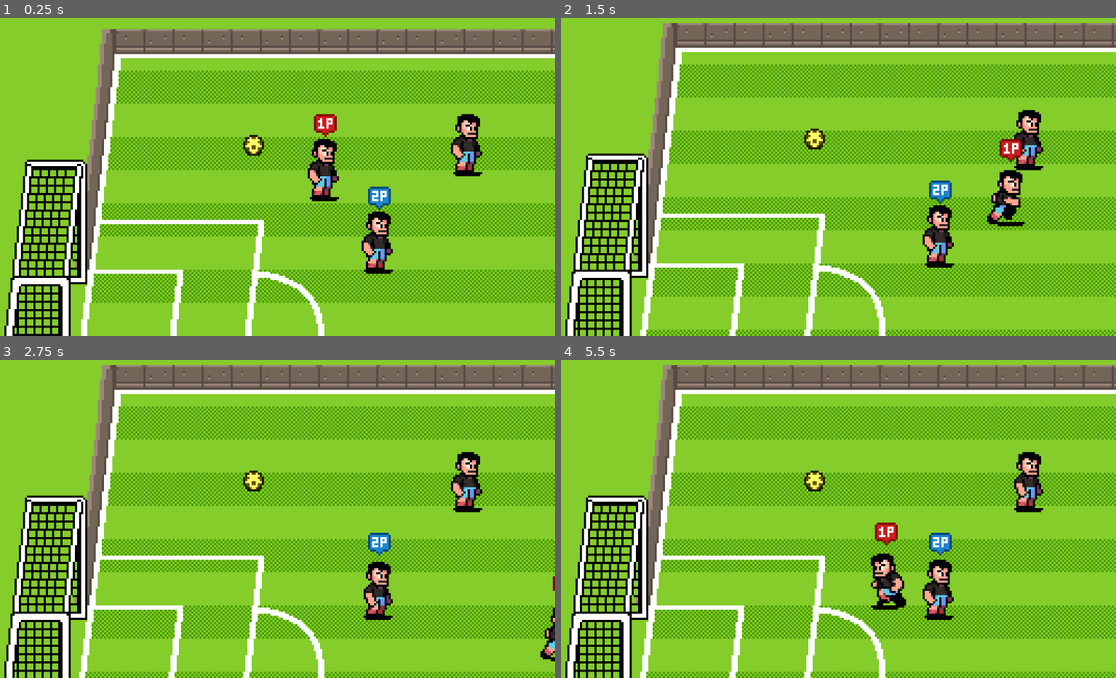
Above: before the commit, frames 1-4 (two rows, left to right).
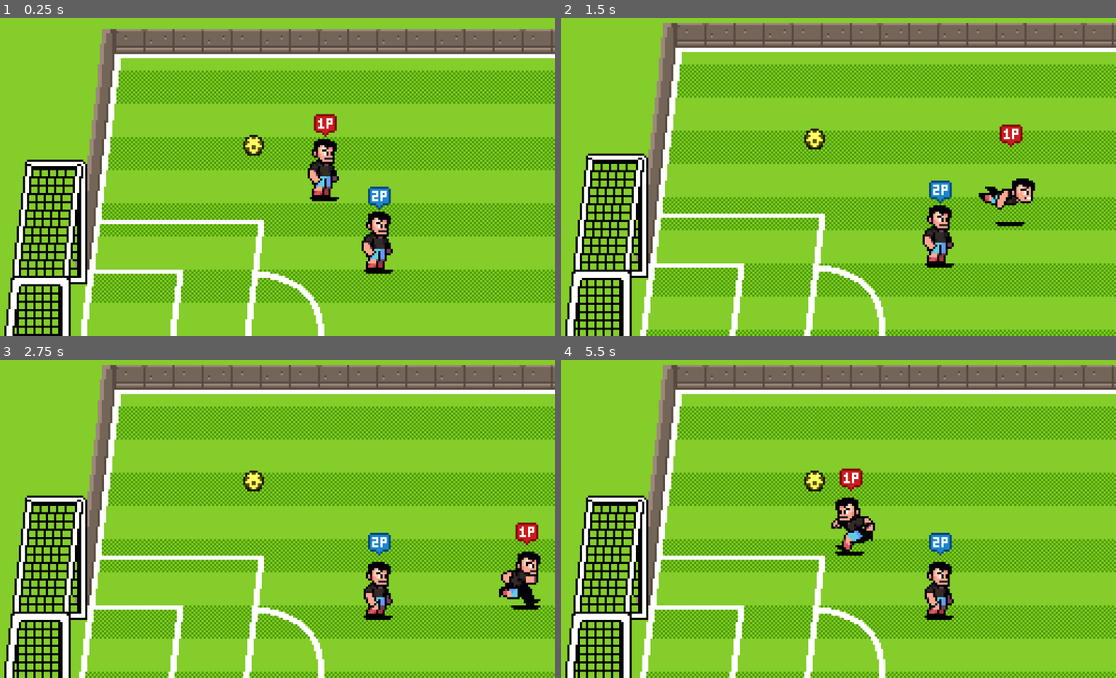
Above: after the commit, the same moments.

Repository: salty-max/kickoff
Game: Godot game, scene res://scenes/world.tscn
Two runs of this game, one before a commit and one after it. Both use one fixed random seed, a clock stepped at 60 frames per second and the inputs below.
Inputs:
- Up to frame 1 (0.25 s): no input
- Up to frame 2 (1.5 s): hold D (p1_right) 0.53-1.28 s; tap C (p1_pass) at 0.6 s; hold S (p1_down) from 1.28 s (still down); tap V (p1_shoot) at 1.35 s
- Up to frame 3 (2.75 s): release S (p1_down) at 2.03 s; hold D (p1_right) from 2.03 s (still down); tap Down (p2_down) at 2.1 s
- Up to frame 4 (5.5 s): release D (p1_right) at 2.78 s; hold W (p1_up) 2.78-3.53 s; tap one key every 0.75 s from 2.85 s: Left (p2_left) , (p2_pass) Right (p2_right) . (p2_shoot); hold A (p1_left) 3.53-5.03 s; hold S (p1_down) from 5.03 s (still down)

The runs differ from the first frame. In frame 1, 0.8% of the frame differs, in the area x 81-87%, y 30-50%; in frame 2, 2.0%; in frame 3, 2.2%; in frame 4, 3.4%, in the area x 48-87%, y 28-79%.

Commit message:
added header state

Diff:
--- a/scenes/ball/ball.gd
+++ b/scenes/ball/ball.gd
@@ -4,6 +4,11 @@
 const AIR_FRICTION := 35.0
 const GROUND_FRICTION := 250.0
 const BOUNCINESS := 0.8
+const GRAVITY := 10.0
+const DISTANCE_HIGH_PASS := 130
+const AIR_CONNECT_MIN_HEIGHT := 10.0
+const AIR_CONNECT_MAX_HEIGHT := 30.0
+const SHOT_HEIGHT := 5.0
 
 enum State {
 	CARRIED,
@@ -57,7 +62,7 @@
 	call_deferred("add_child", current_state)
 
 
-func shoot(shot_velocity: Vector2) -> void:
+func shoot(shot_velocity: Vector2, height: float = SHOT_HEIGHT) -> void:
 	velocity = shot_velocity
 	switch_state(Ball.State.SHOT)
 
@@ -67,6 +72,8 @@
 	var distance := position.distance_to(destination)
 	var intensity := sqrt(2 * distance * GROUND_FRICTION)
 	velocity = direction * intensity
+	if distance > DISTANCE_HIGH_PASS:
+		height_velocity = Ball.GRAVITY * distance / (1.8 * intensity)
 	switch_state(Ball.State.FREEFORM)
 
 
@@ -82,6 +89,14 @@
 	return current_state.state_data.carrier
 
 
+func can_air_interact() -> bool:
+	return current_state and current_state.can_air_interact()
+
+
+func can_air_connect() -> bool:
+	return height >= AIR_CONNECT_MIN_HEIGHT and height <= AIR_CONNECT_MAX_HEIGHT
+
+
 func update_animation(anim_name: String, backwards: bool = false) -> void:
 	assert(animation_player.has_animation(anim_name), str("No animation named %s for Ball", [anim_name]))
 	if backwards:
--- a/scenes/ball/ball.tscn
+++ b/scenes/ball/ball.tscn
@@ -7,9 +7,8 @@
 [sub_resource type="CircleShape2D" id="CircleShape2D_xotqv"]
 radius = 5.0
 
-[sub_resource type="Animation" id="Animation_jbgth"]
-resource_name = "idle"
-length = 0.1
+[sub_resource type="Animation" id="Animation_yjhvv"]
+length = 0.001
 tracks/0/type = "value"
 tracks/0/imported = false
 tracks/0/enabled = true
@@ -23,8 +22,9 @@
 "values": [0]
 }
 
-[sub_resource type="Animation" id="Animation_yjhvv"]
-length = 0.001
+[sub_resource type="Animation" id="Animation_jbgth"]
+resource_name = "idle"
+length = 0.1
 tracks/0/type = "value"
 tracks/0/imported = false
 tracks/0/enabled = true
@@ -100,4 +100,4 @@
 
 [node name="CollisionShape2D" type="CollisionShape2D" parent="PlayerDetectionArea"]
 shape = SubResource("CircleShape2D_rp1mh")
-debug_color = Color(0.34996516, 0.6119861, 0.28819564, 0.41960785)
+debug_color = Color(0.36479428, 0.60683644, 0.32373077, 0.41960785)
--- a/scenes/ball/ball_states/ball_state.gd
+++ b/scenes/ball/ball_states/ball_state.gd
@@ -2,8 +2,6 @@
 extends Node
 
 signal state_transition_requested(new_state: Ball.State, state_data: BallStateData)
-
-const GRAVITY := 10.0
 
 var ball: Ball = null
 var state_data: BallStateData
@@ -29,7 +27,7 @@
 
 func process_gravity(delta: float, bounciness: float = 0.0) -> void:
 	if ball.height > 0 or ball.height_velocity > 0:
-		ball.height_velocity -= GRAVITY * delta
+		ball.height_velocity -= Ball.GRAVITY * delta
 		ball.height += ball.height_velocity
 		if ball.height < 0:
 			ball.height = 0
@@ -40,6 +38,10 @@
 
 func move_and_bounce(delta: float) -> void:
 	var collision := ball.move_and_collide(ball.velocity * delta)
-	if collision:
+	if collision != null:
 		ball.velocity = ball.velocity.bounce(collision.get_normal()) * Ball.BOUNCINESS
 		ball.switch_state(Ball.State.FREEFORM)
+
+
+func can_air_interact() -> bool:
+	return false
--- a/scenes/ball/ball_states/ball_state_carried.gd
+++ b/scenes/ball/ball_states/ball_state_carried.gd
@@ -11,7 +11,7 @@
 	assert(state_data.carrier != null, "Ball should have a carrier when entering CARRIED state")
 
 
-func _process(delta: float) -> void:
+func _physics_process(delta: float) -> void:
 	var carrier = state_data.carrier
 	var vx := 0.0
 	dribble_time += delta
--- a/scenes/ball/ball_states/ball_state_freeform.gd
+++ b/scenes/ball/ball_states/ball_state_freeform.gd
@@ -5,7 +5,7 @@
 	player_detection_area.body_entered.connect(_on_player_entered)
 
 
-func _process(delta: float) -> void:
+func _physics_process(delta: float) -> void:
 	set_ball_anim_from_velocity()
 	var friction = Ball.AIR_FRICTION if ball.height > 0 else Ball.GROUND_FRICTION
 	ball.velocity = ball.velocity.move_toward(Vector2.ZERO, friction * delta)
@@ -16,3 +16,7 @@
 func _on_player_entered(body: Player) -> void:
 	var data := BallStateData.build().set_carrier(body)
 	transition_to(Ball.State.CARRIED, data)
+
+
+func can_air_interact() -> bool:
+	return true
--- a/scenes/ball/ball_states/ball_state_shot.gd
+++ b/scenes/ball/ball_states/ball_state_shot.gd
@@ -2,7 +2,6 @@
 extends BallState
 
 const SHOT_SPRITE_SCALE := 0.8
-const SHOT_HEIGHT := 8.0
 const RISE_SPEED := 10.0
 const SHOT_DURATION := 1000.0
 
@@ -18,9 +17,9 @@
 	ball.sprite.scale.y = 1.0
 
 
-func _process(delta: float) -> void:
+func _physics_process(delta: float) -> void:
 	if Time.get_ticks_msec() - elapsed_time > SHOT_DURATION:
 		transition_to(Ball.State.FREEFORM)
 	else:
 		move_and_bounce(delta)
-		ball.height = lerp(ball.height, SHOT_HEIGHT, RISE_SPEED * delta)
+		ball.height = lerp(ball.height, Ball.SHOT_HEIGHT, RISE_SPEED * delta)
--- a/scenes/characters/character_states/player_state.gd
+++ b/scenes/characters/character_states/player_state.gd
@@ -6,6 +6,7 @@
 var player: Player = null
 var ball: Ball = null
 var teammate_detection_area: Area2D
+var ball_detection_area: Area2D
 var state_data: PlayerStateData
 
 
@@ -14,6 +15,7 @@
 	ball = ctx.ball
 	state_data = ctx.state_data
 	teammate_detection_area = ctx.teammate_detection_area
+	ball_detection_area = ctx.ball_detection_area
 
 
 func transition_to(new_state: Player.State, data: PlayerStateData = PlayerStateData.new()) -> void:
--- /dev/null
+++ b/scenes/characters/character_states/player_state_bicycle.gd
@@ -0,0 +1,2 @@
+class_name PlayerStateBicycle
+extends PlayerState
--- /dev/null
+++ b/scenes/characters/character_states/player_state_header.gd
@@ -0,0 +1,23 @@
+class_name PlayerStateHeader
+extends PlayerState
+
+const BONUS_POWER_MULTIPLIER := 1.3
+const START_HEIGHT := 0.1
+const HEIGHT_VELOCITY := 1.5
+
+
+func _enter_tree() -> void:
+	player.update_animation(AnimUtils.get_player_anim(AnimUtils.PlayerAnim.HEADER))
+	player.height = START_HEIGHT
+	player.height_velocity = HEIGHT_VELOCITY
+	ball_detection_area.body_entered.connect(_on_ball_entered)
+
+
+func _process(_delta: float) -> void:
+	if player.height == 0:
+		transition_to(Player.State.RECOVERING)
+
+
+func _on_ball_entered(incoming_ball: Ball) -> void:
+	if incoming_ball.can_air_connect():
+		incoming_ball.shoot(player.velocity.normalized() * player.power * BONUS_POWER_MULTIPLIER, player.height)
--- a/scenes/characters/character_states/player_state_moving.gd
+++ b/scenes/characters/character_states/player_state_moving.gd
@@ -1,7 +1,7 @@
 class_name PlayerStateMoving
 extends PlayerState
 
-func _process(_delta: float) -> void:
+func _physics_process(_delta: float) -> void:
 	if player.control_scheme == Player.ControlScheme.CPU:
 		pass
 	else:
@@ -15,11 +15,16 @@
 	if player.velocity != Vector2.ZERO:
 		teammate_detection_area.rotation = player.velocity.angle()
 
-	if player.has_ball() and KeyUtils.is_action_just_pressed(player.control_scheme, KeyUtils.Action.SHOOT):
-		transition_to(Player.State.PREPPING_SHOT)
-
-	if player.has_ball() and KeyUtils.is_action_just_pressed(player.control_scheme, KeyUtils.Action.PASS):
-		transition_to(Player.State.PASSING)
+	if player.has_ball():
+		if KeyUtils.is_action_just_pressed(player.control_scheme, KeyUtils.Action.SHOOT):
+			transition_to(Player.State.PREPPING_SHOT)
+		elif KeyUtils.is_action_just_pressed(player.control_scheme, KeyUtils.Action.PASS):
+			transition_to(Player.State.PASSING)
+	elif ball.can_air_interact() and KeyUtils.is_action_just_pressed(player.control_scheme, KeyUtils.Action.SHOOT):
+		if player.velocity == Vector2.ZERO:
+			pass
+		else:
+			transition_to(Player.State.HEADER)
 
 	#if player.velocity != Vector2.ZERO and KeyUtils.is_action_just_pressed(player.control_scheme, KeyUtils.Action.SHOOT):
 		#transition_to(Player.State.TACKLING)
--- a/scenes/characters/character_states/player_state_prepping_shot.gd
+++ b/scenes/characters/character_states/player_state_prepping_shot.gd
@@ -15,7 +15,7 @@
 	shot_direction = player.facing
 
 
-func _process(delta: float) -> void:
+func _physics_process(delta: float) -> void:
 	shot_direction += KeyUtils.get_input_vector(player.control_scheme) * delta
 
 	if KeyUtils.is_action_just_released(player.control_scheme, KeyUtils.Action.SHOOT):
--- a/scenes/characters/character_states/player_state_tackling.gd
+++ b/scenes/characters/character_states/player_state_tackling.gd
@@ -12,7 +12,7 @@
 	player.update_animation(AnimUtils.get_player_anim(AnimUtils.PlayerAnim.TACKLE))
 
 
-func _process(delta: float) -> void:
+func _physics_process(delta: float) -> void:
 	if is_tackle_complete:
 		return
 
--- /dev/null
+++ b/scenes/characters/character_states/player_state_volley.gd
@@ -0,0 +1,2 @@
+class_name PlayerStateVolley
+extends PlayerState
--- a/scenes/characters/player.gd
+++ b/scenes/characters/player.gd
@@ -7,6 +7,8 @@
 	ControlScheme.P2: preload("res://assets/art/props/2p.png"),
 }
 
+const GRAVITY := 8.0
+
 enum ControlScheme {
 	CPU,
 	P1,
@@ -14,12 +16,15 @@
 }
 
 enum State {
+	BICYCLE,
+	HEADER,
 	MOVING,
 	PASSING,
 	PREPPING_SHOT,
 	RECOVERING,
 	SHOOTING,
 	TACKLING,
+	VOLLEY,
 }
 
 @export var control_scheme: ControlScheme
@@ -29,10 +34,13 @@
 
 @onready var animation_player: AnimationPlayer = $AnimationPlayer
 @onready var sprite: Sprite2D = $Sprite
+@onready var control_sprite: Sprite2D = $Sprite/ControlSprite
 @onready var teammate_detection_area: Area2D = $TeammateDetectionArea
-@onready var control_sprite: Sprite2D = $Sprite/ControlSprite
+@onready var ball_detection_area: Area2D = $BallDetectionArea
 
 var facing := Vector2.RIGHT
+var height := 0.0
+var height_velocity := 0.0
 var current_state: PlayerState = null
 var state_factory := PlayerStateFactory.new()
 
@@ -42,12 +50,22 @@
 	set_control_texture()
 
 
-func _process(_delta: float) -> void:
+func _physics_process(delta: float) -> void:
 	set_facing()
 	set_sprites_visibility()
 	flip_sprites()
+	process_gravity(delta)
 	move_and_slide()
 
+
+func process_gravity(delta: float) -> void:
+	if height > 0:
+		height_velocity -= GRAVITY * delta
+		height += height_velocity
+		if height < 0:
+			height = 0
+
+	sprite.position = Vector2.UP * height
 
 
 func switch_state(state: State, state_data: PlayerStateData = PlayerStateData.new()) -> void:
@@ -56,7 +74,7 @@
 		current_state.queue_free()
 
 	current_state = state_factory.get_fresh_state(state)
-	var ctx := PlayerStateContext.build().set_player(self).set_ball(ball).set_teammate_detection_area(teammate_detection_area).set_state_data(state_data)
+	var ctx := PlayerStateContext.build().set_player(self).set_ball(ball).set_teammate_detection_area(teammate_detection_area).set_ball_detection_area(ball_detection_area).set_state_data(state_data)
 	current_state.setup(ctx)
 	current_state.state_transition_requested.connect(switch_state.bind())
 	current_state.name = str("State: ", Player.State.keys()[state])
--- a/scenes/characters/player.tscn
+++ b/scenes/characters/player.tscn
@@ -36,78 +36,6 @@
 "transitions": PackedFloat32Array(1, 1, 1, 1),
 "update": 1,
 "values": [0, 1, 2, 3]
-}
-
-[sub_resource type="Animation" id="Animation_dyp2m"]
-resource_name = "run"
-length = 0.6
-loop_mode = 1
-step = 0.1
-tracks/0/type = "value"
-tracks/0/imported = false
-tracks/0/enabled = true
-tracks/0/path = NodePath("Sprite:frame")
-tracks/0/interp = 1
-tracks/0/loop_wrap = true
-tracks/0/keys = {
-"times": PackedFloat32Array(0, 0.1, 0.2, 0.3, 0.4, 0.5),
-"transitions": PackedFloat32Array(1, 1, 1, 1, 1, 1),
-"update": 1,
-"values": [6, 7, 8, 9, 10, 11]
-}
-
-[sub_resource type="Animation" id="Animation_atpat"]
-resource_name = "tackle"
-length = 0.1
-loop_mode = 1
-step = 0.1
-tracks/0/type = "value"
-tracks/0/imported = false
-tracks/0/enabled = true
-tracks/0/path = NodePath("Sprite:frame")
-tracks/0/interp = 1
-tracks/0/loop_wrap = true
-tracks/0/keys = {
-"times": PackedFloat32Array(0),
-"transitions": PackedFloat32Array(1),
-"update": 1,
-"values": [30]
-}
-
-[sub_resource type="Animation" id="Animation_kqtwu"]
-resource_name = "recover"
-length = 0.1
-loop_mode = 1
-step = 0.1
-tracks/0/type = "value"
-tracks/0/imported = false
-tracks/0/enabled = true
-tracks/0/path = NodePath("Sprite:frame")
-tracks/0/interp = 1
-tracks/0/loop_wrap = true
-tracks/0/keys = {
-"times": PackedFloat32Array(0),
-"transitions": PackedFloat32Array(1),
-"update": 1,
-"values": [18]
-}
-
-[sub_resource type="Animation" id="Animation_6eyoc"]
-resource_name = "prep_kick"
-length = 0.1
-loop_mode = 1
-step = 0.1
-tracks/0/type = "value"
-tracks/0/imported = false
-tracks/0/enabled = true
-tracks/0/path = NodePath("Sprite:frame")
-tracks/0/interp = 1
-tracks/0/loop_wrap = true
-tracks/0/keys = {
-"times": PackedFloat32Array(0),
-"transitions": PackedFloat32Array(1),
-"update": 1,
-"values": [48]
 }
 
 [sub_resource type="Animation" id="Animation_eojnx"]
@@ -141,20 +69,179 @@
 }]
 }
 
+[sub_resource type="Animation" id="Animation_6eyoc"]
+resource_name = "prep_kick"
+length = 0.1
+loop_mode = 1
+step = 0.1
+tracks/0/type = "value"
+tracks/0/imported = false
+tracks/0/enabled = true
+tracks/0/path = NodePath("Sprite:frame")
+tracks/0/interp = 1
+tracks/0/loop_wrap = true
+tracks/0/keys = {
+"times": PackedFloat32Array(0),
+"transitions": PackedFloat32Array(1),
+"update": 1,
+"values": [48]
+}
+
+[sub_resource type="Animation" id="Animation_kqtwu"]
+resource_name = "recover"
+length = 0.1
+loop_mode = 1
+step = 0.1
+tracks/0/type = "value"
+tracks/0/imported = false
+tracks/0/enabled = true
+tracks/0/path = NodePath("Sprite:frame")
+tracks/0/interp = 1
+tracks/0/loop_wrap = true
+tracks/0/keys = {
+"times": PackedFloat32Array(0),
+"transitions": PackedFloat32Array(1),
+"update": 1,
+"values": [18]
+}
+
+[sub_resource type="Animation" id="Animation_dyp2m"]
+resource_name = "run"
+length = 0.6
+loop_mode = 1
+step = 0.1
+tracks/0/type = "value"
+tracks/0/imported = false
+tracks/0/enabled = true
+tracks/0/path = NodePath("Sprite:frame")
+tracks/0/interp = 1
+tracks/0/loop_wrap = true
+tracks/0/keys = {
+"times": PackedFloat32Array(0, 0.1, 0.2, 0.3, 0.4, 0.5),
+"transitions": PackedFloat32Array(1, 1, 1, 1, 1, 1),
+"update": 1,
+"values": [6, 7, 8, 9, 10, 11]
+}
+
+[sub_resource type="Animation" id="Animation_atpat"]
+resource_name = "tackle"
+length = 0.1
+loop_mode = 1
+step = 0.1
+tracks/0/type = "value"
+tracks/0/imported = false
+tracks/0/enabled = true
+tracks/0/path = NodePath("Sprite:frame")
+tracks/0/interp = 1
+tracks/0/loop_wrap = true
+tracks/0/keys = {
+"times": PackedFloat32Array(0),
+"transitions": PackedFloat32Array(1),
+"update": 1,
+"values": [30]
+}
+
+[sub_resource type="Animation" id="Animation_qgnko"]
+resource_name = "bicycle_kick"
+length = 0.4
+loop_mode = 2
+step = 0.1
+tracks/0/type = "value"
+tracks/0/imported = false
+tracks/0/enabled = true
+tracks/0/path = NodePath("Sprite:frame")
+tracks/0/interp = 1
+tracks/0/loop_wrap = true
+tracks/0/keys = {
+"times": PackedFloat32Array(0, 0.1, 0.2, 0.3),
+"transitions": PackedFloat32Array(1, 1, 1, 1),
+"update": 1,
+"values": [36, 37, 38, 39]
+}
+tracks/1/type = "method"
+tracks/1/imported = false
+tracks/1/enabled = true
+tracks/1/path = NodePath(".")
+tracks/1/interp = 1
+tracks/1/loop_wrap = true
+tracks/1/keys = {
+"times": PackedFloat32Array(0.4),
+"transitions": PackedFloat32Array(1),
+"values": [{
+"args": [],
+"method": &"_on_animation_complete"
+}]
+}
+
+[sub_resource type="Animation" id="Animation_7vyk4"]
+resource_name = "volley_kick"
+length = 0.3
+step = 0.1
+tracks/0/type = "value"
+tracks/0/imported = false
+tracks/0/enabled = true
+tracks/0/path = NodePath("Sprite:frame")
+tracks/0/interp = 1
+tracks/0/loop_wrap = true
+tracks/0/keys = {
+"times": PackedFloat32Array(0, 0.1),
+"transitions": PackedFloat32Array(1, 1),
+"update": 1,
+"values": [49, 50]
+}
+tracks/1/type = "method"
+tracks/1/imported = false
+tracks/1/enabled = true
+tracks/1/path = NodePath(".")
+tracks/1/interp = 1
+tracks/1/loop_wrap = true
+tracks/1/keys = {
+"times": PackedFloat32Array(0.3),
+"transitions": PackedFloat32Array(1),
+"values": [{
+"args": [],
+"method": &"_on_animation_complete"
+}]
+}
+
+[sub_resource type="Animation" id="Animation_2l4js"]
+resource_name = "header"
+length = 0.2
+step = 0.1
+tracks/0/type = "value"
+tracks/0/imported = false
+tracks/0/enabled = true
+tracks/0/path = NodePath("Sprite:frame")
+tracks/0/interp = 1
+tracks/0/loop_wrap = true
+tracks/0/keys = {
+"times": PackedFloat32Array(0, 0.1),
+"transitions": PackedFloat32Array(1, 1),
+"update": 1,
+"values": [24, 25]
+}
+
 [sub_resource type="AnimationLibrary" id="AnimationLibrary_dyp2m"]
 _data = {
 &"RESET": SubResource("Animation_76oj4"),
+&"bicycle_kick": SubResource("Animation_qgnko"),
+&"header": SubResource("Animation_2l4js"),
 &"idle": SubResource("Animation_yewv4"),
 &"kick": SubResource("Animation_eojnx"),
 &"prep_kick": SubResource("Animation_6eyoc"),
 &"recover": SubResource("Animation_kqtwu"),
 &"run": SubResource("Animation_dyp2m"),
-&"tackle": SubResource("Animation_atpat")
+&"tackle": SubResource("Animation_atpat"),
+&"volley_kick": SubResource("Animation_7vyk4")
 }
 
 [sub_resource type="CapsuleShape2D" id="CapsuleShape2D_atpat"]
 radius = 4.0
 height = 18.0
+
+[sub_resource type="CapsuleShape2D" id="CapsuleShape2D_jk2m4"]
+radius = 6.0
+height = 20.0
 
 [node name="Player" type="CharacterBody2D"]
 collision_layer = 2
@@ -198,3 +285,14 @@
 [node name="CollisionPolygon2D" type="CollisionPolygon2D" parent="TeammateDetectionArea"]
 modulate = Color(1, 1, 1, 0.3137255)
 polygon = PackedVector2Array(0, -40, 280, -150, 330, -100, 330, 100, 280, 150, 0, 40)
+
+[node name="BallDetectionArea" type="Area2D" parent="."]
+collision_layer = 0
+collision_mask = 4
+monitorable = false
+
+[node name="CollisionShape2D" type="CollisionShape2D" parent="BallDetectionArea"]
+position = Vector2(0, -8)
+rotation = 1.5707964
+shape = SubResource("CapsuleShape2D_jk2m4")
+debug_color = Color(0.36479428, 0.60683644, 0.32373077, 0.41960785)
--- a/scenes/characters/player_state_context.gd
+++ b/scenes/characters/player_state_context.gd
@@ -4,6 +4,7 @@
 var player: Player
 var ball: Ball
 var teammate_detection_area: Area2D
+var ball_detection_area: Area2D
 var state_data: PlayerStateData
 
 
@@ -26,6 +27,11 @@
 	return self
 
 
+func set_ball_detection_area(_ball_detection_area: Area2D) -> PlayerStateContext:
+	ball_detection_area = _ball_detection_area
+	return self
+
+
 func set_state_data(_state_data: PlayerStateData) -> PlayerStateContext:
 	state_data = _state_data
 	return self
--- a/scenes/characters/player_state_factory.gd
+++ b/scenes/characters/player_state_factory.gd
@@ -5,12 +5,15 @@
 
 func _init() -> void:
 	states = {
+		Player.State.BICYCLE: PlayerStateBicycle,
+		Player.State.HEADER: PlayerStateHeader,
 		Player.State.MOVING: PlayerStateMoving,
 		Player.State.PASSING: PlayerStatePassing,
 		Player.State.PREPPING_SHOT: PlayerStatePreppingShot,
 		Player.State.RECOVERING: PlayerStateRecovering,
 		Player.State.SHOOTING: PlayerStateShooting,
 		Player.State.TACKLING: PlayerStateTackling,
+		Player.State.VOLLEY: PlayerStateVolley
 	}
 
 
--- a/scenes/world.tscn
+++ b/scenes/world.tscn
@@ -69,10 +69,6 @@
 [node name="Player2" parent="Actors" node_paths=PackedStringArray("ball") instance=ExtResource("4_k0juu")]
 position = Vector2(195, 149)
 control_scheme = 2
-ball = NodePath("../Ball")
-
-[node name="Player3" parent="Actors" node_paths=PackedStringArray("ball") instance=ExtResource("4_k0juu")]
-position = Vector2(238, 102)
 ball = NodePath("../Ball")
 
 [node name="Ball" parent="Actors" instance=ExtResource("5_71j4m")]
--- a/utils/anim_utils.gd
+++ b/utils/anim_utils.gd
@@ -1,21 +1,27 @@
 extends Node
 
 enum PlayerAnim {
+	BICYCLE,
 	IDLE,
+	HEADER,
 	KICK,
 	PREP_KICK,
 	RECOVER,
 	RUN,
 	TACKLE,
+	VOLLEY,
 }
 
 const PLAYER_ANIMS_MAP: Dictionary = {
+	PlayerAnim.BICYCLE: "bicycle_kick",
+	PlayerAnim.HEADER: "header",
 	PlayerAnim.IDLE: "idle",
 	PlayerAnim.KICK: "kick",
 	PlayerAnim.PREP_KICK: "prep_kick",
 	PlayerAnim.RECOVER: "recover",
 	PlayerAnim.RUN: "run",
 	PlayerAnim.TACKLE: "tackle",
+	PlayerAnim.VOLLEY: "volley_kick",
 }
 
 enum BallAnim {
Not shown, added: scenes/characters/character_states/player_state_bicycle.gd.uid
Not shown, added: scenes/characters/character_states/player_state_header.gd.uid
Not shown, added: scenes/characters/character_states/player_state_volley.gd.uid
Not shown: 1 places in scenes/characters/player.tscn that only renumber resources
